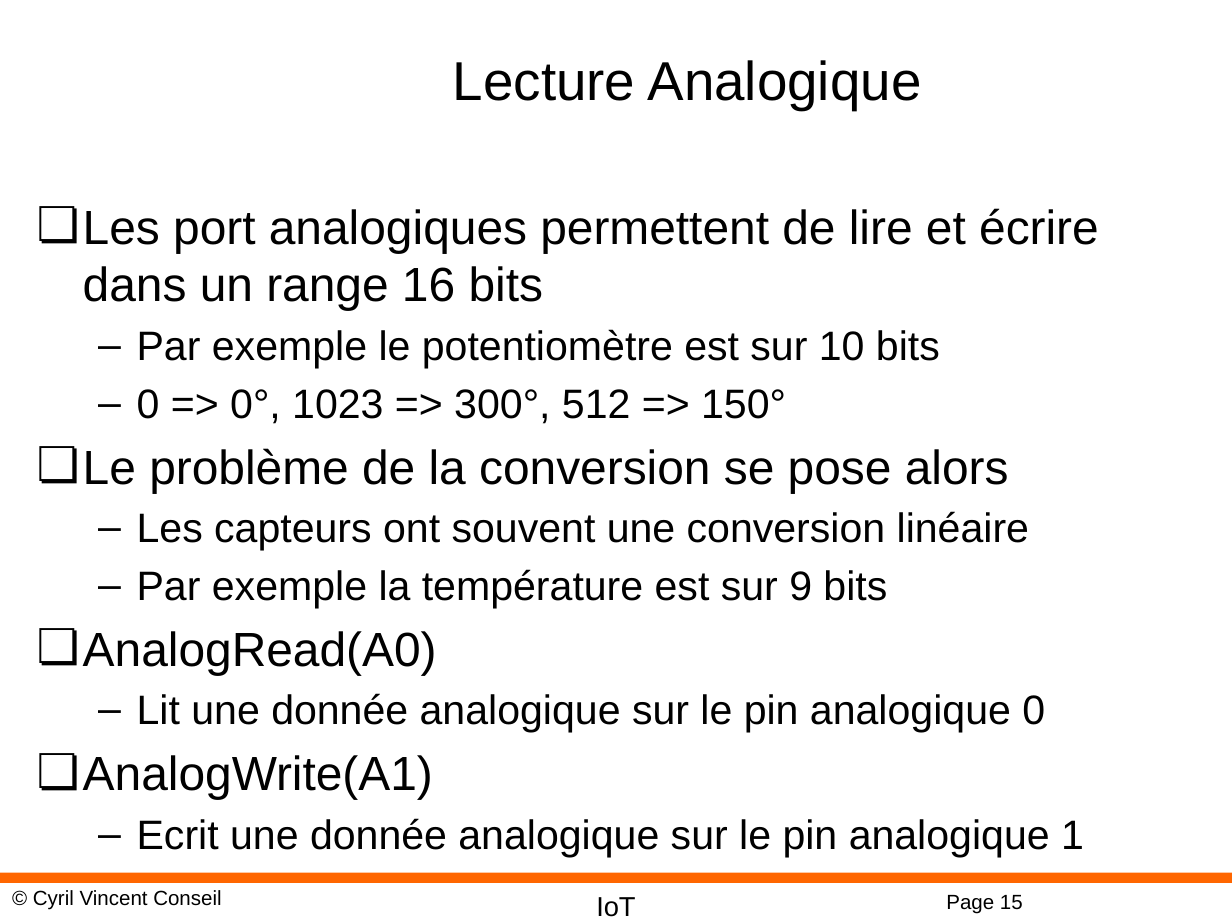
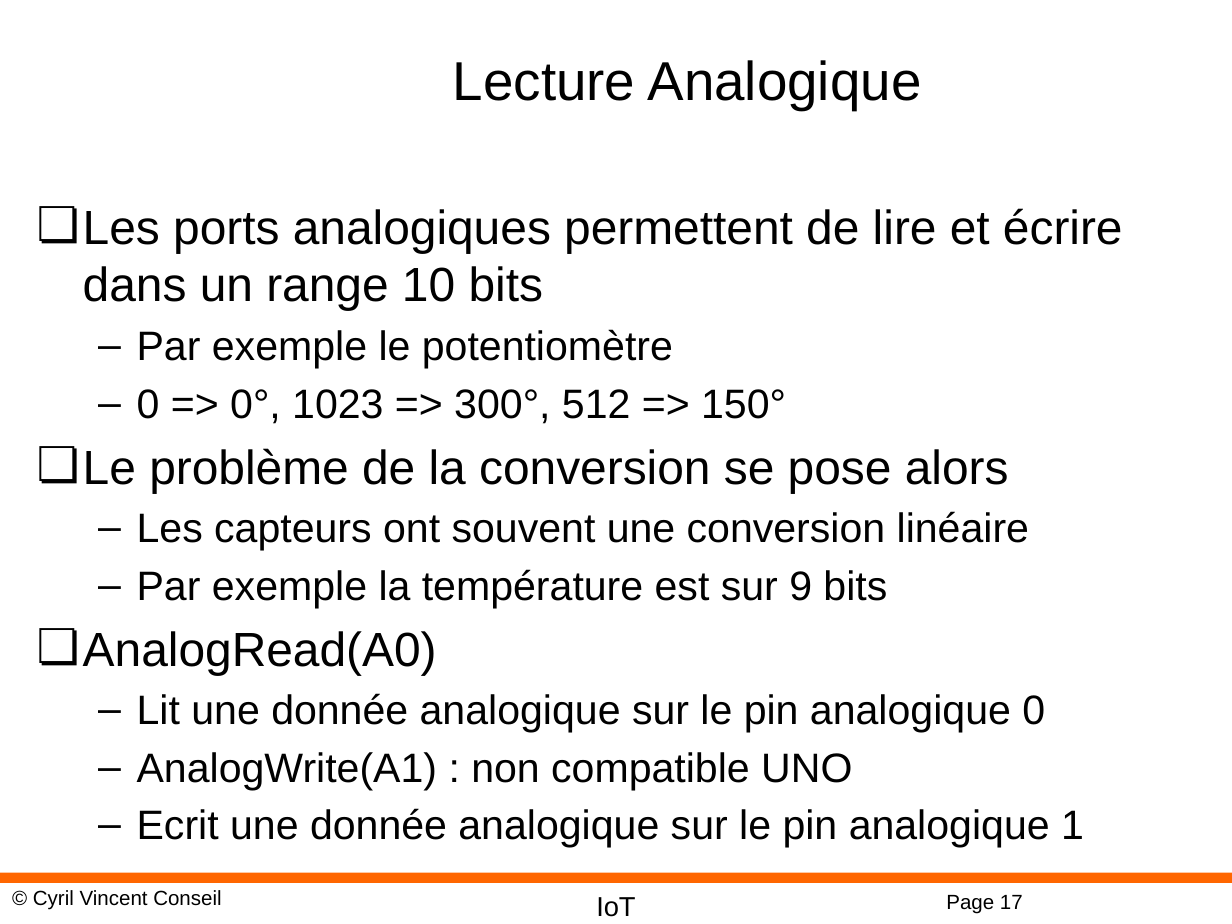
Before and after one commit to cyrilvincent/IoT, a slide deck: slide 17 of ppt/IoT04-ArduinoDev.pptx (slide 15 before the commit). Drawn at 1232x924 pixels with LibreOffice and Linux fonts; fonts in the diff are those of the drawing; background and template pictures are left out. Boxes give left, top, right and bottom in pixels: in the first picture for what was removed or moved away, otherwise in the second. Text is boxed around its words. In the diff, an @@ line names an element or a change of style, - is before the commit and + after.

```diff
--- a/ppt/IoT04-ArduinoDev.pptx
+++ b/ppt/IoT04-ArduinoDev.pptx
@@ text at [83, 208, 1123, 369]: text changed @@
-❏ Les port analogiques permettent de lire et écrire dans un range 16 bits
-  – Par exemple le potentiomètre est sur 10 bits
+❏ Les ports analogiques permettent de lire et écrire dans un range 10 bits
+  – Par exemple le potentiomètre
@@ text at [137, 752, 852, 790]: text changed; size 28 to 24 pt @@
-❏ AnalogWrite(A1)
+  – AnalogWrite(A1) : non compatible UNO
@@ page number at [946, 895, 1023, 914]: text changed @@
-Page 15
+Page 17
```
Also in this commit, not shown: 2 other slides changed, 3 slides added, 35 other files.
